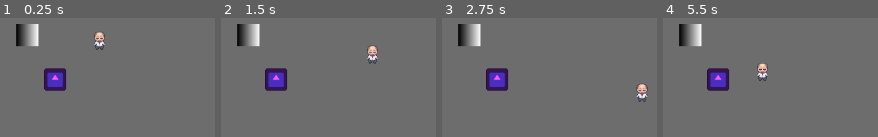
Above: before the commit, frames 1-4 (left to right).
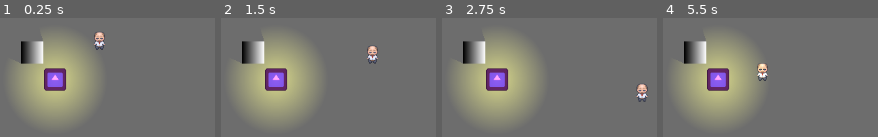
Above: after the commit, the same moments.

Repository: ChrisFlanTheMan/Busy-Work
Game: Godot game, scene res://main.tscn
The game is run twice, just before and just after one commit, with the same random seed, the same clock (stepped at 60 frames per second) and the same inputs. The engine's default icon, where the game draws it, is replaced by a stand-in: a white triangle on a blue panel in a dark square.
Inputs:
- Up to frame 1 (0.25 s): no input
- Up to frame 2 (1.5 s): tap Enter at 0.5 s; hold Right (Right) 0.53-1.28 s; tap Space at 1.25 s; hold Down (Down) from 1.28 s (still down)
- Up to frame 3 (2.75 s): tap Enter at 2 s; release Down (Down) at 2.03 s; hold Right (Right) from 2.03 s (still down)
- Up to frame 4 (5.5 s): tap Space at 2.75 s; release Right (Right) at 2.78 s; hold Up (Up) 2.78-3.53 s; hold Left (Left) 3.53-5.03 s; hold Down (Down) from 5.03 s (still down)

The runs differ from the first frame. In frame 1, 23% of the frame differs, in the area x 6-45%, y 5-88%; in frame 2, 23%; in frame 3, 23%; in frame 4, 23%, in the area x 6-47%, y 5-88%.

Commit message:
Add circle field of vision for boss

Diff:
--- a/enemy.tscn
+++ b/enemy.tscn
@@ -1,10 +1,11 @@
-[gd_scene load_steps=4 format=3 uid="uid://dtll4y64nibr6"]
+[gd_scene load_steps=5 format=3 uid="uid://dtll4y64nibr6"]
 
 [ext_resource type="Texture2D" uid="uid://cioa4k5ruxny7" path="res://icon.svg" id="1_qqw0f"]
 [ext_resource type="Script" path="res://enemy.gd" id="1_ylmut"]
+[ext_resource type="Texture2D" uid="uid://cqorl5yqcu5wm" path="res://light.png" id="3_xgmvl"]
 
-[sub_resource type="RectangleShape2D" id="RectangleShape2D_47226"]
-size = Vector2(32, 32)
+[sub_resource type="CircleShape2D" id="CircleShape2D_t3ec2"]
+radius = 96.0
 
 [node name="Enemy" type="CharacterBody2D"]
 motion_mode = 1
@@ -16,4 +17,12 @@
 texture = ExtResource("1_qqw0f")
 
 [node name="CollisionShape2D" type="CollisionShape2D" parent="."]
-shape = SubResource("RectangleShape2D_47226")
+shape = SubResource("CircleShape2D_t3ec2")
+disabled = true
+
+[node name="PointLight2D" type="PointLight2D" parent="."]
+position = Vector2(0, -1.0842e-19)
+scale = Vector2(0.296875, 0.3125)
+color = Color(1, 1, 0.270588, 1)
+shadow_enabled = true
+texture = ExtResource("3_xgmvl")
--- a/main.tscn
+++ b/main.tscn
@@ -18,4 +18,4 @@
 position = Vector2(512, 376)
 
 [node name="Obstacle" parent="." instance=ExtResource("3_c2a7k")]
-position = Vector2(472, 312)
+position = Vector2(479, 337)
--- a/obstacle.tscn
+++ b/obstacle.tscn
@@ -8,6 +8,9 @@
 [sub_resource type="RectangleShape2D" id="RectangleShape2D_n7t0v"]
 size = Vector2(32, 32)
 
+[sub_resource type="OccluderPolygon2D" id="OccluderPolygon2D_ntutt"]
+polygon = PackedVector2Array(-16, -16, -16, 16, 16, 16, 16, -16)
+
 [node name="Obstacle" type="RigidBody2D"]
 
 [node name="Sprite2D" type="Sprite2D" parent="."]
@@ -16,3 +19,6 @@
 
 [node name="CollisionShape2D" type="CollisionShape2D" parent="."]
 shape = SubResource("RectangleShape2D_n7t0v")
+
+[node name="LightOccluder2D" type="LightOccluder2D" parent="."]
+occluder = SubResource("OccluderPolygon2D_ntutt")
Binary file added: light.png
Not shown, added: light.png.import
Not shown: 1 places in main.tscn that only renumber resources
Not shown: 1 places in obstacle.tscn that only renumber resources
